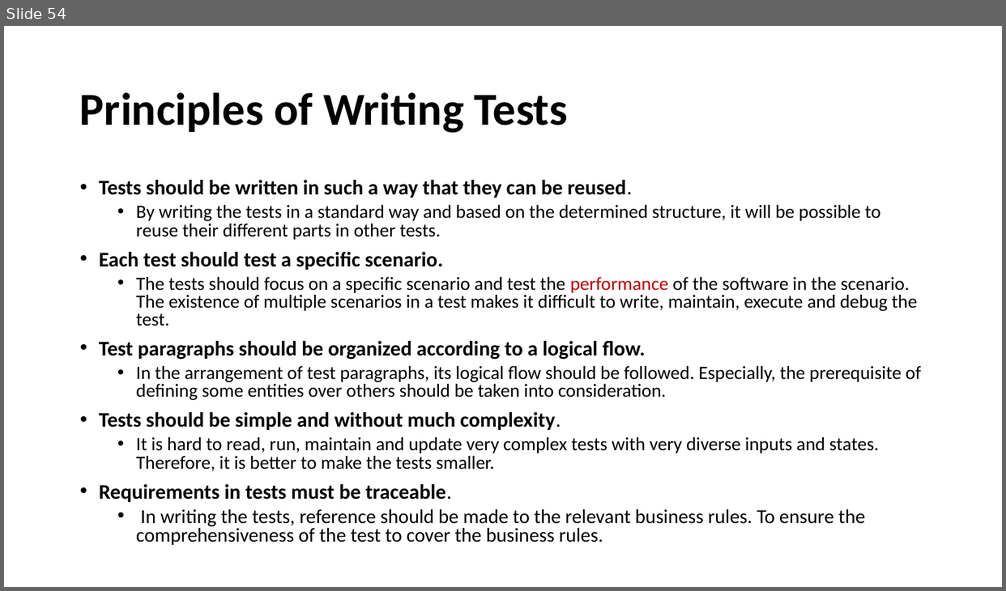
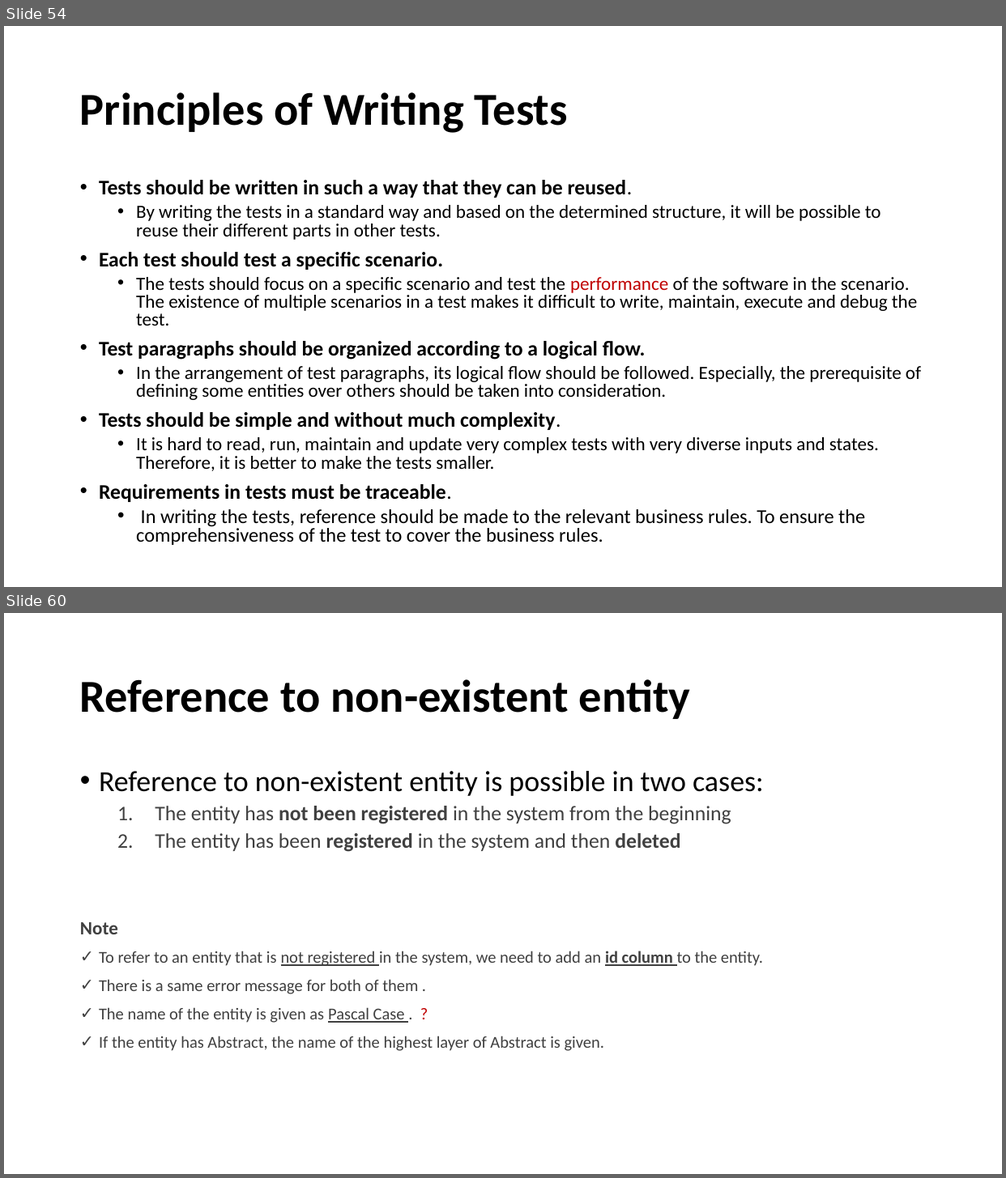
Before and after one commit to fmontazeri/Knowledeg, a slide deck: Gherkin.pptx. Shown one above the other, each under a label of ours: slide 54 before the commit, slides 54 and 60 after it; the slides between them are not shown. The pictures are 1006x591 and 1006x1178 pixels, drawn with LibreOffice and Linux fonts; fonts in the diff are those of the drawing. Boxes give left, top, right and bottom in pixels: in the first picture for what was removed or moved away, otherwise in the second. Text is boxed around its words. In the diff, an @@ line names an element or a change of style, - is before the commit and + after.

Commit message:
delete scenario for no-existance object

```diff
--- a/Gherkin.pptx
+++ b/Gherkin.pptx
@@ slide 60 added at <box>4,613,1002,1174</box>, background #FFFFFF @@
@@ title added at <box>80,679,690,719</box>, 44 pt, text #000000, bold @@
+Reference to non-existent entity
@@ text added at <box>80,771,764,1051</box>, 16 pt, text #404040 @@
+• Reference to non-existent entity is possible in two cases:
+  1. The entity has not been registered in the system from the beginning
+  2. The entity has been registered in the system and then deleted
+Note
+✓ To refer to an entity that is not registered in the system, we need to add an id column to the entity.
+✓ There is a same error message for both of them .
+✓ The name of the entity is given as Pascal Case . ?
+✓ If the entity has Abstract, the name of the highest layer of Abstract is given.
```
Also in this commit, not shown: 4 slides changed, 7 other slides added.
